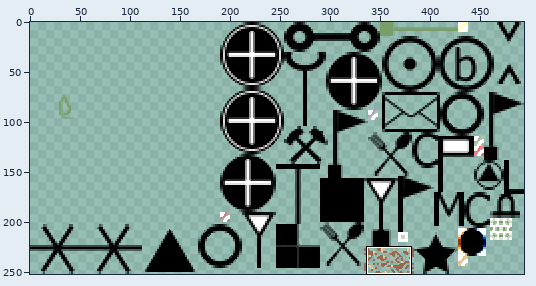
Sprite sheet: docs/tile_sprites@2x.png. The picture above shows the old version from afar; the outline marks the close-up.
Close-up. Old version:
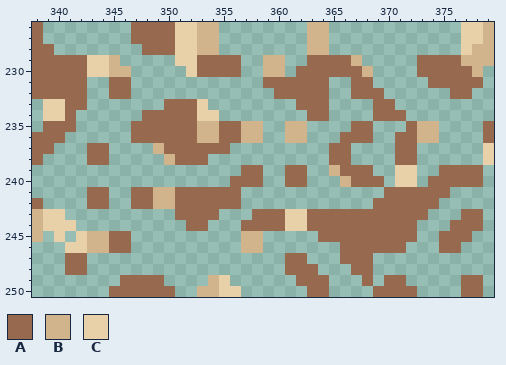
The file is 494x252 pixels. Pixels under 10% opacity are left out. Colours within 5 levels of each other are drawn and written as one. Shown: x 338..379, y 226..250.
Palette (. is transparent): A #97694f  B #d2b48c  C #e8d0a9
Pixels before, first column x 338:
226 A........AAAACCBB........BB............CCB
227 A........AAAACCBB........BB............CCB
228 AA........AAACCBB........BB............CBB
229 AAAAACCB.....CCAAAA..BB..AAAAB.....AAAABBB
230 AAAAACCBB.....CAAAA..BB.AAAAAAB....AAAAAB.
231 AAAAA..AA............AAAAAA..AA.....AAAAA.
232 AAAAA..AA.............AAAAA..AAA......AA..
233 .CCAA.......AAAC........AAA....AA.........
234 .CCA......AAAAACC........AA....AAA........
235 .AAA.....AAAAAABBAABB..BB....AA...ABB....A
236 AAA......AAAAAABBAABB..BB...AAA..AABB....A
237 AA...AA....BAAAAAA.........AA....AA......C
238 A....AA.....BAAA...........AA....AA......C
239 ...................AA..AA..BAAA..CC..AAAA.
240 ..................AAA..AA...BAAA.CC.AAAAA.
241 .....AA..AABBAAAAAA.............AAAAAA....
242 A....AA..AABBAAAAAA............AAAAAA.....
243 BCC..........AAAA...AAACCAAAAAAAAAAA...AA.
244 BCCC..........AA...AAAACCAAAAAAAAAA...AAA.
245 B.C.CBBAA..........BB.....AAAAAAAAA..AAA..
246 ...CCBBAA..........BB.......AAAAAA...AA...
247 ...AA..................AA...AAA...........
248 ...AA..................AAA...AA...........
249 ........AAAA....BC......AAA...A.AA.....AA.
250 .......AAAAAA..BBCC......AA....AAAA....AA.
The result:
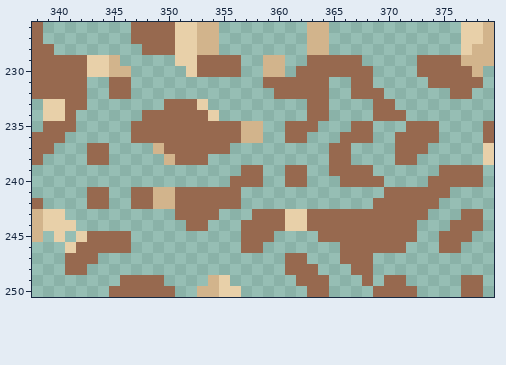
What changed:
Changed rows in their new state; - is an unchanged pixel.
first column x 353:
229 --------------A-------
230 ---------------A------
233 ---------.------------
234 A---------------------
235 AA------AAA---------AA
236 AA------AA----------AA
237 --------------------A-
239 ------------A-----..--
240 -------------A----..--
first column x 342:
245 -AA------------AAA
246 AAA------------AA-
247 -A----------------
Changed places in both close-ups, as pixel boxes (x1, y1, x2, y2):
changed: (285, 55, 373, 187)
changed: (197, 110, 219, 143)
changed: (395, 121, 439, 187)
changed: (76, 231, 109, 264)
changed: (241, 231, 274, 253)
